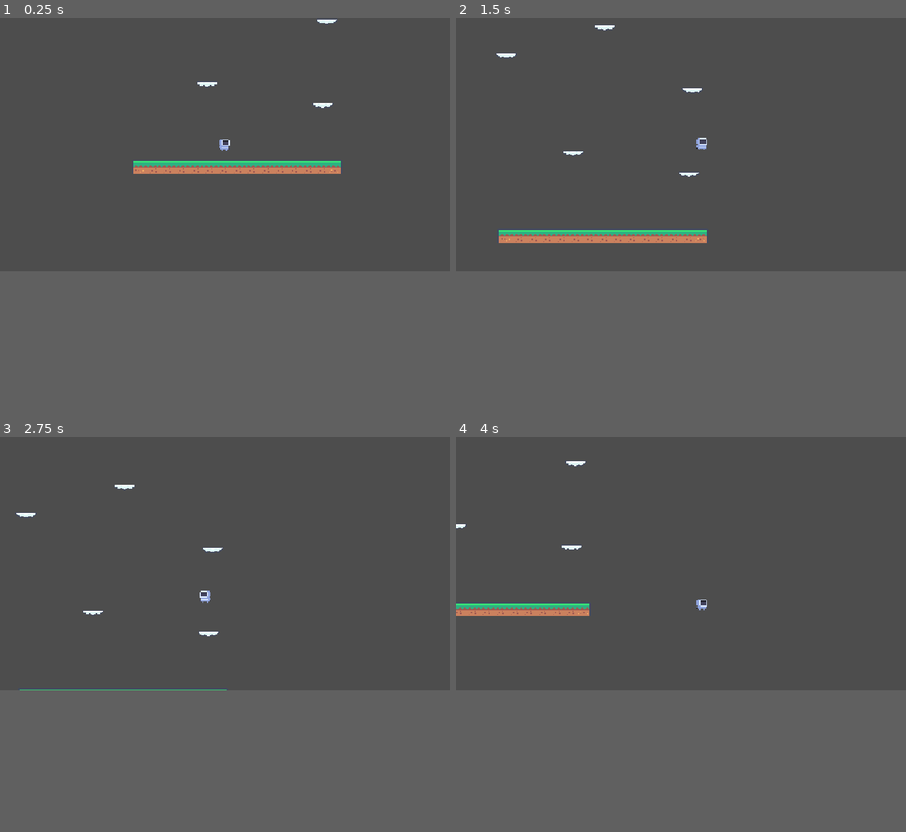
Above: before the commit, frames 1-4 (two rows, left to right).
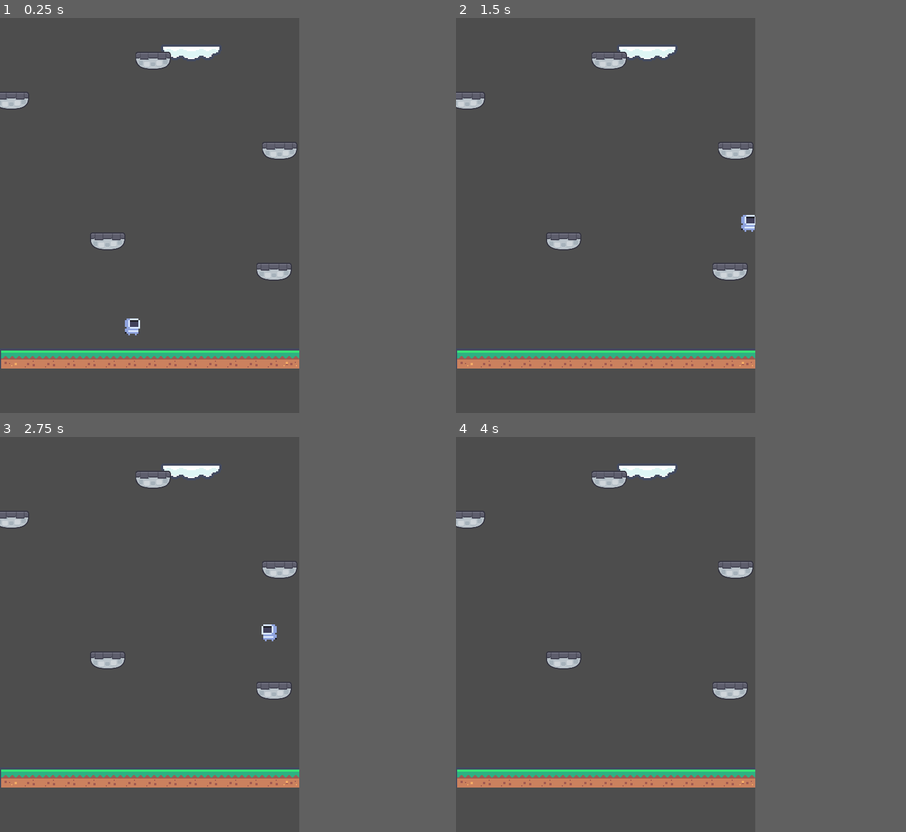
Above: after the commit, the same moments.

Repository: Slime-x/doodle-jump
Game: Godot game, scene res://scenes/game.tscn
Same seed, same stepped clock (60 frames per second), same inputs: the game is played once before the commit and once after it.
Inputs (mouse positions are in pixels of both pictures, inside the frame that each line leads up to):
- Up to frame 1 (0.25 s): no input
- Up to frame 2 (1.5 s): tap Enter (ui_accept) at 0.5, 0.6, 0.77, 1.07 s; move the mouse to (780, 132) at 0.52 s; hold D (right) from 0.53 s (still down); click (780, 132) at 0.67 s; move the mouse to (591, 156) at 1.27 s; tap Alt at 1.35 s
- Up to frame 3 (2.75 s): tap Enter (ui_accept) at 1.52, 1.55, 1.82, 2.3 s; move the mouse to (270, 508) at 2.02 s; release D (right) at 2.03 s; hold A (left) from 2.03 s (still down); tap Shift at 2.1 s
- Up to frame 4 (4 s): move the mouse to (658, 614) at 2.77 s; release A (left) at 2.78 s; hold D (right) from 2.78 s (still down); tap Enter (ui_accept) at 2.85, 3.02, 3.32, 3.77, 3.8 s; click (658, 614) at 2.92 s; move the mouse to (816, 602) at 3.52 s; tap Alt at 3.6 s
In our replay, the window is 800x450 before the commit and 532x702 after it. These sizes can differ from the game's own. Grey fills any space a smaller window leaves; there, only what the larger window draws over its background counts as a difference.

The runs differ from the first frame. In frame 1, 6.2% of the frame differs, in the area x 0-76%, y 0-89%; in frame 2, 6.1%; in frame 3, 4.8%; in frame 4, 5.5%.

Commit message:
Figuring out camera movemeent

Diff:
--- a/project.godot
+++ b/project.godot
@@ -17,6 +17,8 @@
 
 [display]
 
+window/size/viewport_width=532
+window/size/viewport_height=702
 window/stretch/mode="canvas_items"
 window/stretch/aspect="expand"
 
--- a/scenes/game.tscn
+++ b/scenes/game.tscn
@@ -3,6 +3,8 @@
 [ext_resource type="Texture2D" uid="uid://ds8xpdlkfjtc8" path="res://assets/tilemap_packed.png" id="1_yqjtg"]
 [ext_resource type="PackedScene" uid="uid://cs0mukhta4gk4" path="res://scenes/player.tscn" id="2_lnu2h"]
 [ext_resource type="PackedScene" uid="uid://pganb5h0v2y" path="res://scenes/platform_3.tscn" id="3_lnu2h"]
+[ext_resource type="Texture2D" uid="uid://d4k55nsyqpiuf" path="res://assets/spritesheet-tiles-default.png" id="4_lbhrr"]
+[ext_resource type="Script" uid="uid://c0jmcvmfejwj5" path="res://scripts/camera.gd" id="5_iywne"]
 
 [sub_resource type="TileSetAtlasSource" id="TileSetAtlasSource_lbhrr"]
 texture = ExtResource("1_yqjtg")
@@ -243,11 +245,426 @@
 physics_layer_0/collision_layer = 1
 sources/0 = SubResource("TileSetAtlasSource_lbhrr")
 
+[sub_resource type="TileSetAtlasSource" id="TileSetAtlasSource_iywne"]
+texture = ExtResource("4_lbhrr")
+separation = Vector2i(1, 1)
+texture_region_size = Vector2i(64, 64)
+0:0/0 = 0
+0:0/0/physics_layer_0/polygon_0/points = PackedVector2Array(-32, -32, 32, -32, 32, 32, -32, 32)
+1:0/0 = 0
+1:0/0/physics_layer_0/polygon_0/points = PackedVector2Array(-32, -32, 32, -32, 32, 32, -32, 32)
+2:0/0 = 0
+2:0/0/physics_layer_0/polygon_0/points = PackedVector2Array(-32, -32, 32, -32, 32, 32, -32, 32)
+3:0/0 = 0
+3:0/0/physics_layer_0/polygon_0/points = PackedVector2Array(-32, -32, 32, -32, 32, 32, -32, 32)
+4:0/0 = 0
+4:0/0/physics_layer_0/polygon_0/points = PackedVector2Array(-32, -32, 32, -32, 32, 32, -32, 32)
+5:0/0 = 0
+5:0/0/physics_layer_0/polygon_0/points = PackedVector2Array(-32, -32, 32, -32, 32, 32, -32, 32)
+6:0/0 = 0
+6:0/0/physics_layer_0/polygon_0/points = PackedVector2Array(-32, -32, 32, -32, 32, 32, -32, 32)
+7:0/0 = 0
+7:0/0/physics_layer_0/polygon_0/points = PackedVector2Array(-32, -32, 32, -32, 32, 32, -32, 32)
+8:0/0 = 0
+8:0/0/physics_layer_0/polygon_0/points = PackedVector2Array(-32, -32, 32, -32, 32, 32, -32, 32)
+9:0/0 = 0
+9:0/0/physics_layer_0/polygon_0/points = PackedVector2Array(-32, -32, 32, -32, 32, 32, -32, 32)
+10:0/0 = 0
+10:0/0/physics_layer_0/polygon_0/points = PackedVector2Array(-32, -32, 32, -32, 32, 32, -32, 32)
+11:0/0 = 0
+11:0/0/physics_layer_0/polygon_0/points = PackedVector2Array(-32, -32, 32, -32, 32, 32, -32, 32)
+12:0/0 = 0
+12:0/0/physics_layer_0/polygon_0/points = PackedVector2Array(-32, -32, 32, -32, 32, 32, -32, 32)
+13:0/0 = 0
+13:0/0/physics_layer_0/polygon_0/points = PackedVector2Array(-32, -32, 32, -32, 32, 32, -32, 32)
+14:0/0 = 0
+14:0/0/physics_layer_0/polygon_0/points = PackedVector2Array(-32, -32, 32, -32, 32, 32, -32, 32)
+15:0/0 = 0
+15:0/0/physics_layer_0/polygon_0/points = PackedVector2Array(-32, -32, 32, -32, 32, 32, -32, 32)
+16:0/0 = 0
+16:0/0/physics_layer_0/polygon_0/points = PackedVector2Array(-32, -32, 32, -32, 32, 32, -32, 32)
+17:0/0 = 0
+17:0/0/physics_layer_0/polygon_0/points = PackedVector2Array(-32, -32, 32, -32, 32, 32, -32, 32)
+0:1/0 = 0
+0:1/0/physics_layer_0/polygon_0/points = PackedVector2Array(-32, -32, 32, -32, 32, 32, -32, 32)
+1:1/0 = 0
+1:1/0/physics_layer_0/polygon_0/points = PackedVector2Array(-32, -32, 32, -32, 32, 32, -32, 32)
+2:1/0 = 0
+2:1/0/physics_layer_0/polygon_0/points = PackedVector2Array(-32, -32, 32, -32, 32, 32, -32, 32)
+3:1/0 = 0
+3:1/0/physics_layer_0/polygon_0/points = PackedVector2Array(-22.5, -21.5, 22.5, -12.5, 32, 15.5, 21.5, 32, -16.5, 32)
+4:1/0 = 0
+4:1/0/physics_layer_0/polygon_0/points = PackedVector2Array(-22.5, -21.5, 22.5, -12.5, 32, 15.5, 21.5, 32, -16.5, 32)
+5:1/0 = 0
+6:1/0 = 0
+7:1/0 = 0
+8:1/0 = 0
+9:1/0 = 0
+10:1/0 = 0
+11:1/0 = 0
+12:1/0 = 0
+13:1/0 = 0
+14:1/0 = 0
+15:1/0 = 0
+16:1/0 = 0
+17:1/0 = 0
+0:2/0 = 0
+1:2/0 = 0
+2:2/0 = 0
+3:2/0 = 0
+4:2/0 = 0
+5:2/0 = 0
+6:2/0 = 0
+7:2/0 = 0
+8:2/0 = 0
+9:2/0 = 0
+10:2/0 = 0
+11:2/0 = 0
+12:2/0 = 0
+13:2/0 = 0
+14:2/0 = 0
+15:2/0 = 0
+16:2/0 = 0
+17:2/0 = 0
+0:3/0 = 0
+1:3/0 = 0
+2:3/0 = 0
+3:3/0 = 0
+4:3/0 = 0
+5:3/0 = 0
+6:3/0 = 0
+7:3/0 = 0
+8:3/0 = 0
+9:3/0 = 0
+10:3/0 = 0
+11:3/0 = 0
+12:3/0 = 0
+13:3/0 = 0
+14:3/0 = 0
+15:3/0 = 0
+16:3/0 = 0
+17:3/0 = 0
+0:4/0 = 0
+1:4/0 = 0
+2:4/0 = 0
+3:4/0 = 0
+4:4/0 = 0
+5:4/0 = 0
+6:4/0 = 0
+7:4/0 = 0
+8:4/0 = 0
+9:4/0 = 0
+10:4/0 = 0
+11:4/0 = 0
+12:4/0 = 0
+13:4/0 = 0
+14:4/0 = 0
+15:4/0 = 0
+16:4/0 = 0
+17:4/0 = 0
+0:5/0 = 0
+1:5/0 = 0
+2:5/0 = 0
+3:5/0 = 0
+4:5/0 = 0
+5:5/0 = 0
+6:5/0 = 0
+7:5/0 = 0
+8:5/0 = 0
+9:5/0 = 0
+10:5/0 = 0
+11:5/0 = 0
+12:5/0 = 0
+13:5/0 = 0
+14:5/0 = 0
+15:5/0 = 0
+16:5/0 = 0
+17:5/0 = 0
+0:6/0 = 0
+1:6/0 = 0
+2:6/0 = 0
+3:6/0 = 0
+4:6/0 = 0
+5:6/0 = 0
+6:6/0 = 0
+7:6/0 = 0
+8:6/0 = 0
+9:6/0 = 0
+10:6/0 = 0
+11:6/0 = 0
+12:6/0 = 0
+13:6/0 = 0
+14:6/0 = 0
+15:6/0 = 0
+16:6/0 = 0
+17:6/0 = 0
+0:7/0 = 0
+1:7/0 = 0
+2:7/0 = 0
+3:7/0 = 0
+4:7/0 = 0
+5:7/0 = 0
+6:7/0 = 0
+7:7/0 = 0
+8:7/0 = 0
+9:7/0 = 0
+10:7/0 = 0
+11:7/0 = 0
+12:7/0 = 0
+13:7/0 = 0
+14:7/0 = 0
+15:7/0 = 0
+16:7/0 = 0
+17:7/0 = 0
+0:8/0 = 0
+1:8/0 = 0
+2:8/0 = 0
+3:8/0 = 0
+4:8/0 = 0
+5:8/0 = 0
+6:8/0 = 0
+7:8/0 = 0
+8:8/0 = 0
+9:8/0 = 0
+10:8/0 = 0
+11:8/0 = 0
+12:8/0 = 0
+13:8/0 = 0
+14:8/0 = 0
+15:8/0 = 0
+16:8/0 = 0
+17:8/0 = 0
+0:9/0 = 0
+1:9/0 = 0
+2:9/0 = 0
+3:9/0 = 0
+4:9/0 = 0
+5:9/0 = 0
+6:9/0 = 0
+7:9/0 = 0
+8:9/0 = 0
+9:9/0 = 0
+10:9/0 = 0
+11:9/0 = 0
+12:9/0 = 0
+13:9/0 = 0
+14:9/0 = 0
+15:9/0 = 0
+16:9/0 = 0
+17:9/0 = 0
+0:10/0 = 0
+1:10/0 = 0
+2:10/0 = 0
+3:10/0 = 0
+4:10/0 = 0
+5:10/0 = 0
+6:10/0 = 0
+7:10/0 = 0
+8:10/0 = 0
+9:10/0 = 0
+10:10/0 = 0
+11:10/0 = 0
+12:10/0 = 0
+13:10/0 = 0
+14:10/0 = 0
+15:10/0 = 0
+16:10/0 = 0
+17:10/0 = 0
+0:11/0 = 0
+1:11/0 = 0
+2:11/0 = 0
+3:11/0 = 0
+4:11/0 = 0
+5:11/0 = 0
+6:11/0 = 0
+7:11/0 = 0
+8:11/0 = 0
+9:11/0 = 0
+10:11/0 = 0
+11:11/0 = 0
+12:11/0 = 0
+13:11/0 = 0
+14:11/0 = 0
+15:11/0 = 0
+16:11/0 = 0
+17:11/0 = 0
+0:12/0 = 0
+1:12/0 = 0
+2:12/0 = 0
+3:12/0 = 0
+4:12/0 = 0
+5:12/0 = 0
+6:12/0 = 0
+7:12/0 = 0
+8:12/0 = 0
+9:12/0 = 0
+10:12/0 = 0
+11:12/0 = 0
+12:12/0 = 0
+13:12/0 = 0
+14:12/0 = 0
+15:12/0 = 0
+16:12/0 = 0
+17:12/0 = 0
+0:13/0 = 0
+1:13/0 = 0
+2:13/0 = 0
+3:13/0 = 0
+4:13/0 = 0
+5:13/0 = 0
+6:13/0 = 0
+7:13/0 = 0
+8:13/0 = 0
+9:13/0 = 0
+10:13/0 = 0
+11:13/0 = 0
+12:13/0 = 0
+13:13/0 = 0
+14:13/0 = 0
+15:13/0 = 0
+16:13/0 = 0
+16:13/0/physics_layer_0/polygon_0/points = PackedVector2Array(-32, -32, 32, -32, 32, 32, -32, 32)
+17:13/0 = 0
+17:13/0/physics_layer_0/polygon_0/points = PackedVector2Array(-32, -32, 32, -32, 32, 32, -32, 32)
+0:14/0 = 0
+0:14/0/physics_layer_0/polygon_0/points = PackedVector2Array(-32, -32, 32, -32, 32, 32, -32, 32)
+1:14/0 = 0
+1:14/0/physics_layer_0/polygon_0/points = PackedVector2Array(-32, -32, 32, -32, 32, 32, -32, 32)
+2:14/0 = 0
+2:14/0/physics_layer_0/polygon_0/points = PackedVector2Array(-32, -32, 32, -32, 32, 32, -32, 32)
+3:14/0 = 0
+3:14/0/physics_layer_0/polygon_0/points = PackedVector2Array(-32, -32, 32, -32, 32, 32, -32, 32)
+4:14/0 = 0
+4:14/0/physics_layer_0/polygon_0/points = PackedVector2Array(-32, -32, 32, -32, 32, 32, -32, 32)
+5:14/0 = 0
+5:14/0/physics_layer_0/polygon_0/points = PackedVector2Array(-32, -32, 32, -32, 32, 32, -32, 32)
+6:14/0 = 0
+6:14/0/physics_layer_0/polygon_0/points = PackedVector2Array(-32, -32, 32, -32, 32, 32, -32, 32)
+7:14/0 = 0
+7:14/0/physics_layer_0/polygon_0/points = PackedVector2Array(-32, -32, 32, -32, 32, 32, -32, 32)
+8:14/0 = 0
+8:14/0/physics_layer_0/polygon_0/points = PackedVector2Array(-32, -32, 32, -32, 32, 14.5, -32, 13.5)
+9:14/0 = 0
+9:14/0/physics_layer_0/polygon_0/points = PackedVector2Array(-32, -32, 32, -32, 32, 32, -32, 32)
+10:14/0 = 0
+10:14/0/physics_layer_0/polygon_0/points = PackedVector2Array(-32, -32, 32, -32, 32, 7.5, 2.5, 19.5, -32, 8.5)
+11:14/0 = 0
+11:14/0/physics_layer_0/polygon_0/points = PackedVector2Array(-32, -32, 32, -32, 32, 7.5, 2.5, 19.5, -32, 8.5)
+12:14/0 = 0
+12:14/0/physics_layer_0/polygon_0/points = PackedVector2Array(-32, -32, 32, -32, 32, 7.5, 2.5, 19.5, -32, 8.5)
+13:14/0 = 0
+13:14/0/physics_layer_0/polygon_0/points = PackedVector2Array(-32, -32, 32, -32, 32, 32, -32, 32)
+14:14/0 = 0
+14:14/0/physics_layer_0/polygon_0/points = PackedVector2Array(-32, -32, 32, -32, 32, 32, -32, 32)
+15:14/0 = 0
+15:14/0/physics_layer_0/polygon_0/points = PackedVector2Array(-32, -32, 32, -32, 32, 32, -32, 13.5)
+16:14/0 = 0
+16:14/0/physics_layer_0/polygon_0/points = PackedVector2Array(-32, -32, 32, -32, 32, 13.5, -32, 32)
+17:14/0 = 0
+17:14/0/physics_layer_0/polygon_0/points = PackedVector2Array(-32, -32, 32, -32, 32, 32, -32, 32)
+0:15/0 = 0
+0:15/0/physics_layer_0/polygon_0/points = PackedVector2Array(-32, -32, 32, 3.5, 32, 32, -32, 32)
+1:15/0 = 0
+1:15/0/physics_layer_0/polygon_0/points = PackedVector2Array(-32, 3.5, 32, 32, -32, 32)
+2:15/0 = 0
+2:15/0/physics_layer_0/polygon_0/points = PackedVector2Array(-32, -32, 32, -32, 32, 32, -32, 32)
+3:15/0 = 0
+3:15/0/physics_layer_0/polygon_0/points = PackedVector2Array(-32, -32, 32, -32, 32, 32, -32, 32)
+4:15/0 = 0
+4:15/0/physics_layer_0/polygon_0/points = PackedVector2Array(-32, -32, 32, 32, -32, 32)
+5:15/0 = 0
+5:15/0/physics_layer_0/polygon_0/points = PackedVector2Array(-32, -32, 32, -32, 32, 32, -32, 32)
+6:15/0 = 0
+6:15/0/physics_layer_0/polygon_0/points = PackedVector2Array(-32, -32, 32, -32, 32, 32, -32, 32)
+7:15/0 = 0
+7:15/0/physics_layer_0/polygon_0/points = PackedVector2Array(-32, -32, 32, -32, 32, 32, -32, 32)
+8:15/0 = 0
+8:15/0/physics_layer_0/polygon_0/points = PackedVector2Array(-32, -32, 32, -32, 32, 32, -32, 32)
+9:15/0 = 0
+9:15/0/physics_layer_0/polygon_0/points = PackedVector2Array(-32, -32, 32, -32, 32, 32, -32, 32)
+10:15/0 = 0
+10:15/0/physics_layer_0/polygon_0/points = PackedVector2Array(-32, -32, 32, -32, 32, 32, -32, 32)
+11:15/0 = 0
+11:15/0/physics_layer_0/polygon_0/points = PackedVector2Array(-32, -32, 32, -32, 32, 32, -32, 32)
+12:15/0 = 0
+12:15/0/physics_layer_0/polygon_0/points = PackedVector2Array(-32, -32, 32, -32, 32, 32, -32, 32)
+13:15/0 = 0
+13:15/0/physics_layer_0/polygon_0/points = PackedVector2Array(-32, -32, 32, -32, 32, 32, -32, 32)
+14:15/0 = 0
+14:15/0/physics_layer_0/polygon_0/points = PackedVector2Array(-32, -32, 32, -32, 32, 32, -32, 32)
+15:15/0 = 0
+15:15/0/physics_layer_0/polygon_0/points = PackedVector2Array(-32, -32, 32, -32, 32, 32, -32, 32)
+16:15/0 = 0
+16:15/0/physics_layer_0/polygon_0/points = PackedVector2Array(-32, -32, 32, -32, 32, 32, -32, 32)
+17:15/0 = 0
+17:15/0/physics_layer_0/polygon_0/points = PackedVector2Array(-32, -32, 32, -32, 32, 32, -32, 32)
+0:16/0 = 0
+0:16/0/physics_layer_0/polygon_0/points = PackedVector2Array(-32, -32, 32, -32, 32, 14.5, -32, 13.5)
+1:16/0 = 0
+1:16/0/physics_layer_0/polygon_0/points = PackedVector2Array(-32, -32, 32, -32, 32, 32, -32, 32)
+2:16/0 = 0
+2:16/0/physics_layer_0/polygon_0/points = PackedVector2Array(-32, -32, 32, -32, 32, 13.5, -32, 13.5)
+3:16/0 = 0
+3:16/0/physics_layer_0/polygon_0/points = PackedVector2Array(-32, -32, 32, -32, 32, 13.5, -32, 13.5)
+4:16/0 = 0
+4:16/0/physics_layer_0/polygon_0/points = PackedVector2Array(-32, -32, 32, -32, 32, 13.5, -32, 13.5)
+5:16/0 = 0
+5:16/0/physics_layer_0/polygon_0/points = PackedVector2Array(-32, -32, 32, -32, 32, 32, -32, 32)
+6:16/0 = 0
+6:16/0/physics_layer_0/polygon_0/points = PackedVector2Array(-32, -32, 32, -32, 32, 32, -32, 32)
+7:16/0 = 0
+7:16/0/physics_layer_0/polygon_0/points = PackedVector2Array(-32, -32, 32, -32, 32, 32, -32, 13.5)
+8:16/0 = 0
+8:16/0/physics_layer_0/polygon_0/points = PackedVector2Array(-32, -32, 32, -32, 32, 13.5, -32, 32)
+9:16/0 = 0
+9:16/0/physics_layer_0/polygon_0/points = PackedVector2Array(-32, -32, 32, -32, 32, 32, -32, 32)
+10:16/0 = 0
+10:16/0/physics_layer_0/polygon_0/points = PackedVector2Array(-32, -32, 32, 3.5, 32, 32, -32, 32)
+11:16/0 = 0
+11:16/0/physics_layer_0/polygon_0/points = PackedVector2Array(-32, 3.5, 32, 32, -32, 32)
+12:16/0 = 0
+12:16/0/physics_layer_0/polygon_0/points = PackedVector2Array(-32, -32, 32, -32, 32, 32, -32, 32)
+13:16/0 = 0
+13:16/0/physics_layer_0/polygon_0/points = PackedVector2Array(-32, -32, 32, -32, 32, 32, -32, 32)
+14:16/0 = 0
+14:16/0/physics_layer_0/polygon_0/points = PackedVector2Array(-32, -32, 32, 32, -32, 32)
+15:16/0 = 0
+15:16/0/physics_layer_0/polygon_0/points = PackedVector2Array(-32, -32, 32, -32, 32, 32, -32, 32)
+16:16/0 = 0
+16:16/0/physics_layer_0/polygon_0/points = PackedVector2Array(-32, -32, 32, -32, 32, 32, -32, 32)
+17:16/0 = 0
+17:16/0/physics_layer_0/polygon_0/points = PackedVector2Array(-32, -32, 32, -32, 32, 32, -32, 32)
+0:17/0 = 0
+1:17/0 = 0
+2:17/0 = 0
+3:17/0 = 0
+4:17/0 = 0
+5:17/0 = 0
+6:17/0 = 0
+7:17/0 = 0
+8:17/0 = 0
+9:17/0 = 0
+10:17/0 = 0
+11:17/0 = 0
+12:17/0 = 0
+13:17/0 = 0
+14:17/0 = 0
+15:17/0 = 0
+16:17/0 = 0
+17:17/0 = 0
+
+[sub_resource type="TileSet" id="TileSet_mwfs3"]
+tile_size = Vector2i(64, 64)
+physics_layer_0/collision_layer = 1
+custom_data_layer_0/name = ""
+custom_data_layer_0/type = 0
+sources/1 = SubResource("TileSetAtlasSource_iywne")
+
 [node name="game" type="Node2D" unique_id=732486641]
 
 [node name="TileMapLayer" type="TileMapLayer" parent="." unique_id=484749215]
 scale = Vector2(2, 2)
-tile_map_data = PackedByteArray("AAABAAoAAAABAAEAAAACAAoAAAA …(176 unchanged characters)… CAAEAAAAOAAoAAAACAAEAAAAPAAoAAAADAAEAAAA=")
+tile_map_data = PackedByteArray("AAABAAoAAAABAAEAAAACAAoAAAA …(176 unchanged characters)… CAAEAAAAOAAoAAAACAAEAAAAPAAoAAAADAAEAAAAJAPv/AAANAAcAAAAKAPv/AAAOAAcAAAALAPv/AAAPAAcAAAA=")
 tile_set = SubResource("TileSet_qtct1")
 
 [node name="player" parent="." unique_id=1636324681 instance=ExtResource("2_lnu2h")]
@@ -276,3 +693,10 @@
 
 [node name="platform10" parent="." unique_id=68875112 instance=ExtResource("3_lnu2h")]
 position = Vector2(80, -455)
+
+[node name="TileMapLayer2" type="TileMapLayer" parent="." unique_id=1214437316]
+tile_set = SubResource("TileSet_mwfs3")
+
+[node name="Camera2D" type="Camera2D" parent="." unique_id=1062649950]
+position = Vector2(304, 47)
+script = ExtResource("5_iywne")
--- a/scenes/platform_3.tscn
+++ b/scenes/platform_3.tscn
@@ -1,18 +1,27 @@
 [gd_scene format=3 uid="uid://pganb5h0v2y"]
 
-[ext_resource type="Texture2D" uid="uid://ds8xpdlkfjtc8" path="res://assets/tilemap_packed.png" id="1_rydyx"]
+[ext_resource type="Texture2D" uid="uid://d4k55nsyqpiuf" path="res://assets/spritesheet-tiles-default.png" id="1_rydyx"]
 
 [sub_resource type="RectangleShape2D" id="RectangleShape2D_qtct1"]
-size = Vector2(53, 10)
+size = Vector2(60.5, 10)
 
 [node name="platform3" type="AnimatableBody2D" unique_id=857895639]
 
 [node name="Sprite2D" type="Sprite2D" parent="." unique_id=730722073]
+position = Vector2(-15, 3)
+scale = Vector2(0.5, 0.5)
 texture = ExtResource("1_rydyx")
 region_enabled = true
-region_rect = Rect2(233.5, 126, 54.5, 15)
+region_rect = Rect2(456, 1040, 64, 64)
+
+[node name="Sprite2D2" type="Sprite2D" parent="." unique_id=1204820044]
+position = Vector2(16, 3)
+scale = Vector2(0.5, 0.5)
+texture = ExtResource("1_rydyx")
+region_enabled = true
+region_rect = Rect2(520, 1040, 64, 64)
 
 [node name="CollisionShape2D" type="CollisionShape2D" parent="." unique_id=664889711]
-position = Vector2(0.5, -2)
+position = Vector2(0.75, -7)
 shape = SubResource("RectangleShape2D_qtct1")
 one_way_collision = true
--- a/scenes/player.tscn
+++ b/scenes/player.tscn
@@ -48,7 +48,7 @@
 }],
 "loop": 0,
 "name": &"jump",
-"speed": 4.0
+"speed": 2.0
 }]
 
 [sub_resource type="RectangleShape2D" id="RectangleShape2D_g2els"]
@@ -66,6 +66,3 @@
 [node name="CollisionShape2D" type="CollisionShape2D" parent="." unique_id=1793362271]
 position = Vector2(-0.5, 4.5)
 shape = SubResource("RectangleShape2D_g2els")
-
-[node name="Camera2D" type="Camera2D" parent="." unique_id=1973376236]
-position_smoothing_enabled = true
--- /dev/null
+++ b/scripts/camera.gd
@@ -0,0 +1,9 @@
+extends Camera2D
+
+
+
+
+func _process(delta: float) -> void:
+	pass
+func position_change(x):
+	position.y = x - 200
--- a/scripts/player.gd
+++ b/scripts/player.gd
@@ -1,13 +1,23 @@
 extends CharacterBody2D
+@onready var camera: Camera2D = $"../Camera2D"
 
 
 const SPEED = 300.0
 const JUMP_VELOCITY = -400.0
 var jumping
 var idle
+var highest_y = 0
 @export var start_position = Vector2(70,20)
 
 func _physics_process(delta: float) -> void:
+
+
+
+	if position.y > highest_y and velocity.y < 0:
+		highest_y = position.y
+		camera.position_change(highest_y)
+		#if velocity.y < 0:
+
 
 	if is_on_floor():
 		jumping = false
@@ -25,10 +35,6 @@
 		$AnimatedSprite2D.play("idle")
 		jumping = true
 
-	# Handle jump.
-	if Input.is_action_just_pressed("ui_accept") and is_on_floor():
-		velocity.y = JUMP_VELOCITY
-
 	# Get the input direction and handle the movement/deceleration.
 	# As good practice, you should replace UI actions with custom gameplay actions.
 	var direction := Input.get_axis("left", "right")
@@ -41,8 +47,10 @@
 	else:
 		velocity.x = move_toward(velocity.x, 0, SPEED)
 
-	if velocity.y > 2000:
-		position = start_position
-		velocity.y = 0
+
+
+	#if velocity.y < 0:
+		#camera.position_change(position.y)
+
 
 	move_and_slide()
Binary file added: assets/spritesheet-tiles-default.png
Not shown, added: assets/spritesheet-tiles-default.png.import
Not shown, added: scripts/camera.gd.uid
Not shown, changed: README.md
